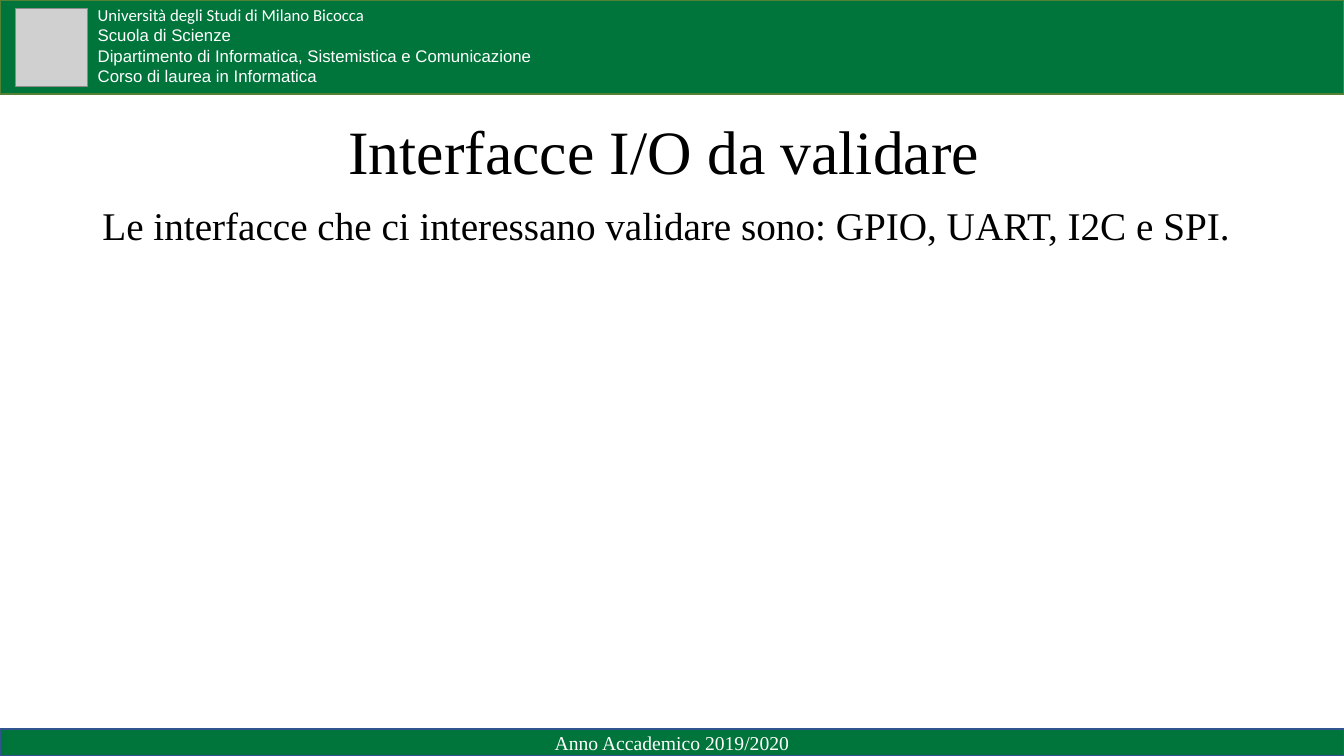
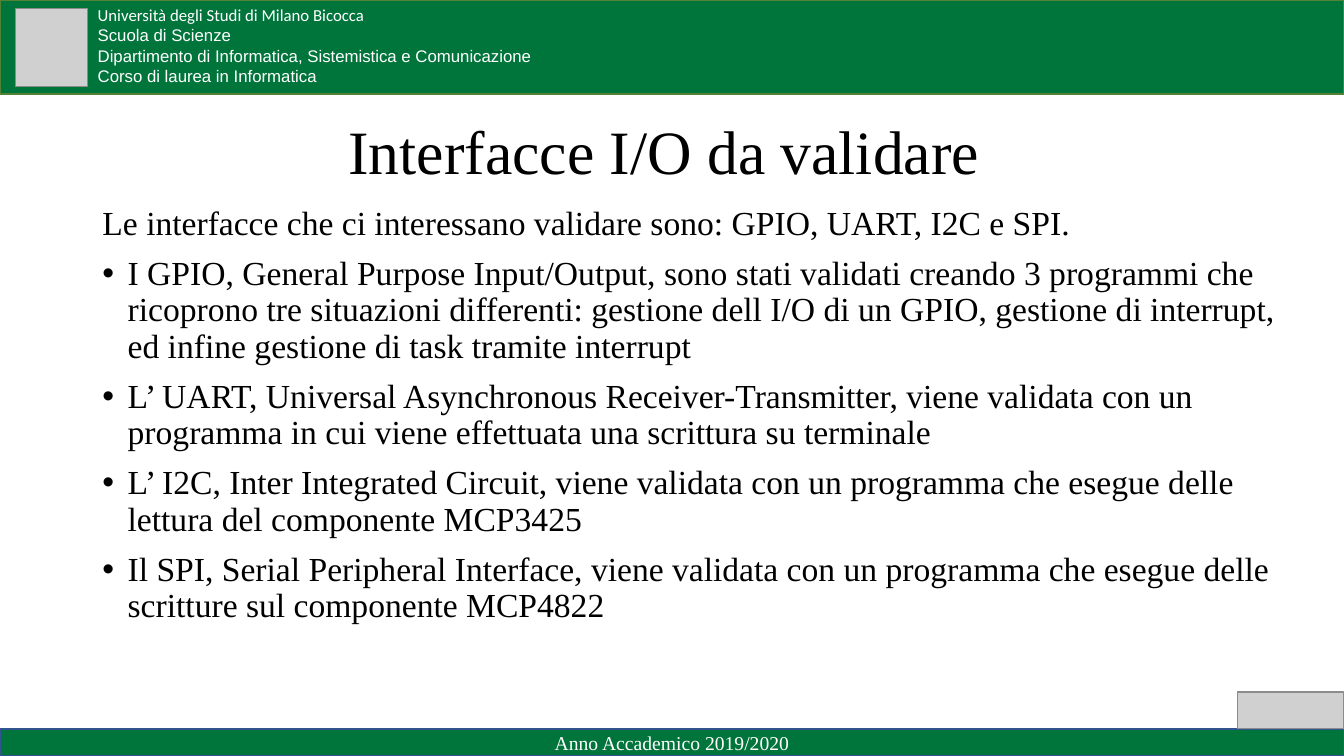
Before and after one commit to Zetlark28/RTEMS-Rpi3B, a slide deck: slide 5 of Presentazione/Presentazione LT.pptx (slide 6 before the commit). Drawn at 1344x756 pixels with LibreOffice and Linux fonts; fonts in the diff are those of the drawing; grey boxes stand for pictures. Boxes give left, top, right and bottom in pixels: in the first picture for what was removed or moved away, otherwise in the second. Text is boxed around its words. In the diff, an @@ line names an element or a change of style, - is before the commit and + after.

```diff
--- a/Presentazione/Presentazione LT.pptx
+++ b/Presentazione/Presentazione LT.pptx
@@ text at <box>102,211,1070,240</box>: size 28 to 24 pt in "Le interfacce che ci interessano validare sono: ..." @@
@@ text at <box>128,261,1274,624</box>: paragraphs added @@
+• I GPIO, General Purpose Input/Output, sono stati validati creando 3 programmi che ricoprono tre situazioni differenti: gestione dell I/O di un GPIO, gestione di interrupt, ed infine gestione di task tramite interrupt
+• L’ UART, Universal Asynchronous Receiver-Transmitter, viene validata con un programma in cui viene effettuata una scrittura su terminale
+• L’ I2C, Inter Integrated Circuit, viene validata con un programma che esegue delle lettura del componente MCP3425
+• Il SPI, Serial Peripheral Interface, viene validata con un programma che esegue delle scritture sul componente MCP4822
@@ picture added at <box>1238,692,1344,729</box> @@
```
Also in this commit, not shown: 11 other slides changed, 1 slide removed, 6 other files.
